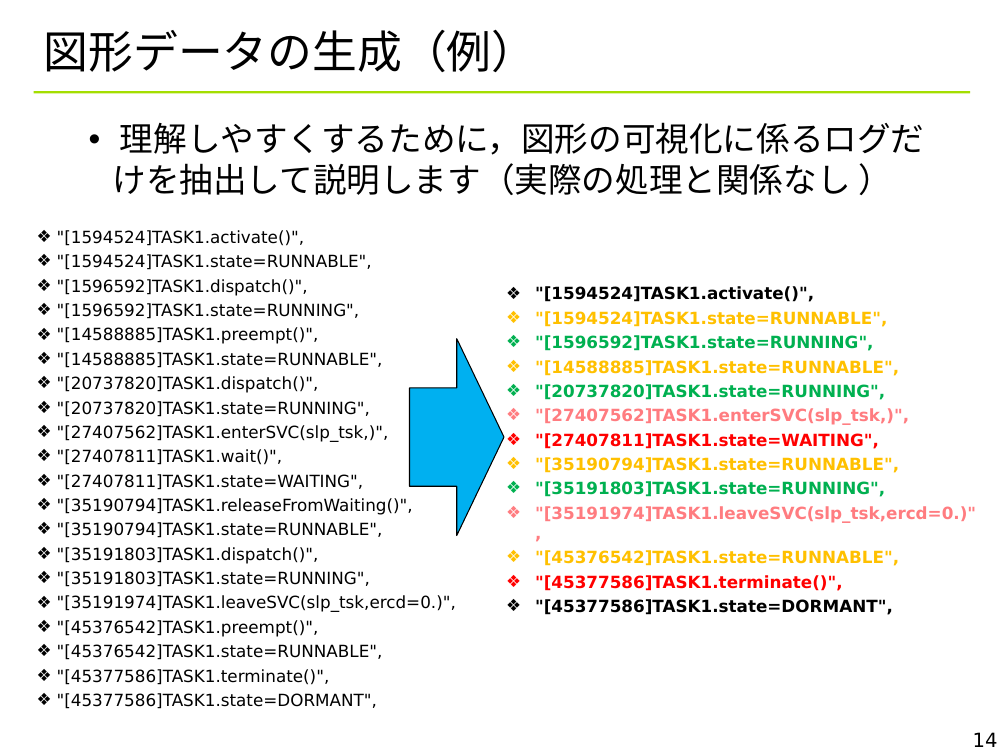
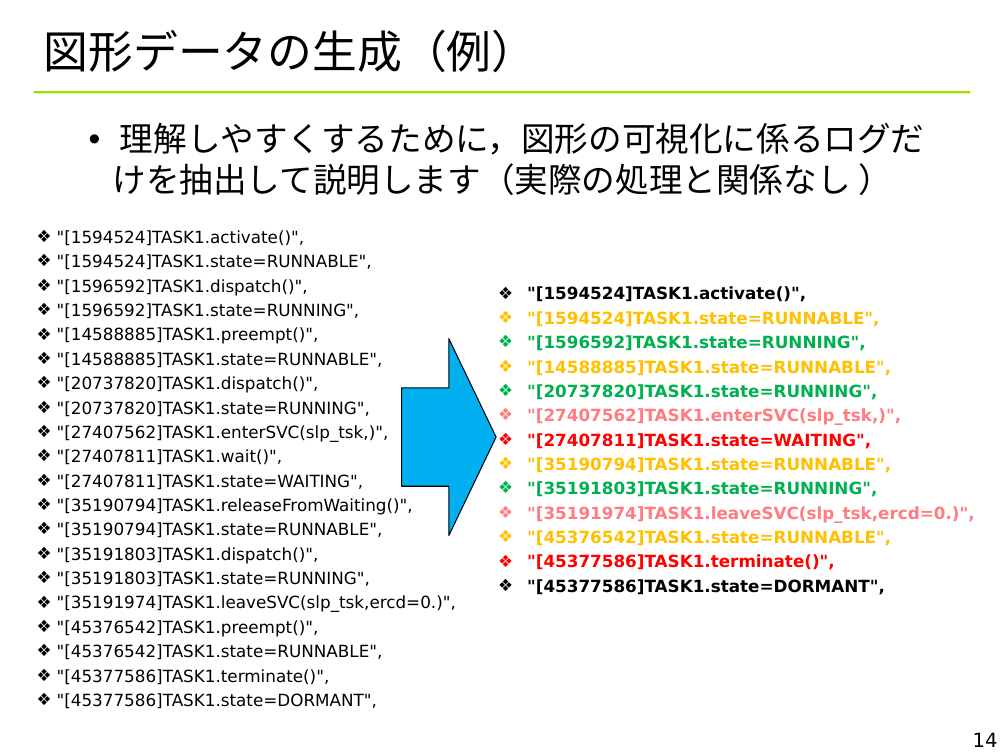
Before and after one commit to YixiaoLi/tlv4mc, a slide deck: slide 14 of doc/TLV_visualize_rules.ppt. Drawn at 1008x756 pixels with LibreOffice and Linux fonts; fonts in the diff are those of the drawing; background and template pictures are left out. Boxes give left, top, right and bottom in pixels: in the first picture for what was removed or moved away, otherwise in the second. Text is boxed around its words. In the diff, an @@ line names an element or a change of style, - is before the commit and + after.

Commit message:
図形の修正

```diff
--- a/doc/TLV_visualize_rules.ppt
+++ b/doc/TLV_visualize_rules.ppt
@@ text ""[1594524]TASK1.activate()"," rewrapped from (x1=535, y1=286, x2=976, y2=615) to (x1=527, y1=286, x2=975, y2=595) @@
@@ right arrow moved from (x1=409, y1=339, x2=504, y2=535) to (x1=401, y1=339, x2=496, y2=535) @@
```
Also in this commit, not shown: 16 other slides changed, 1 other file.
